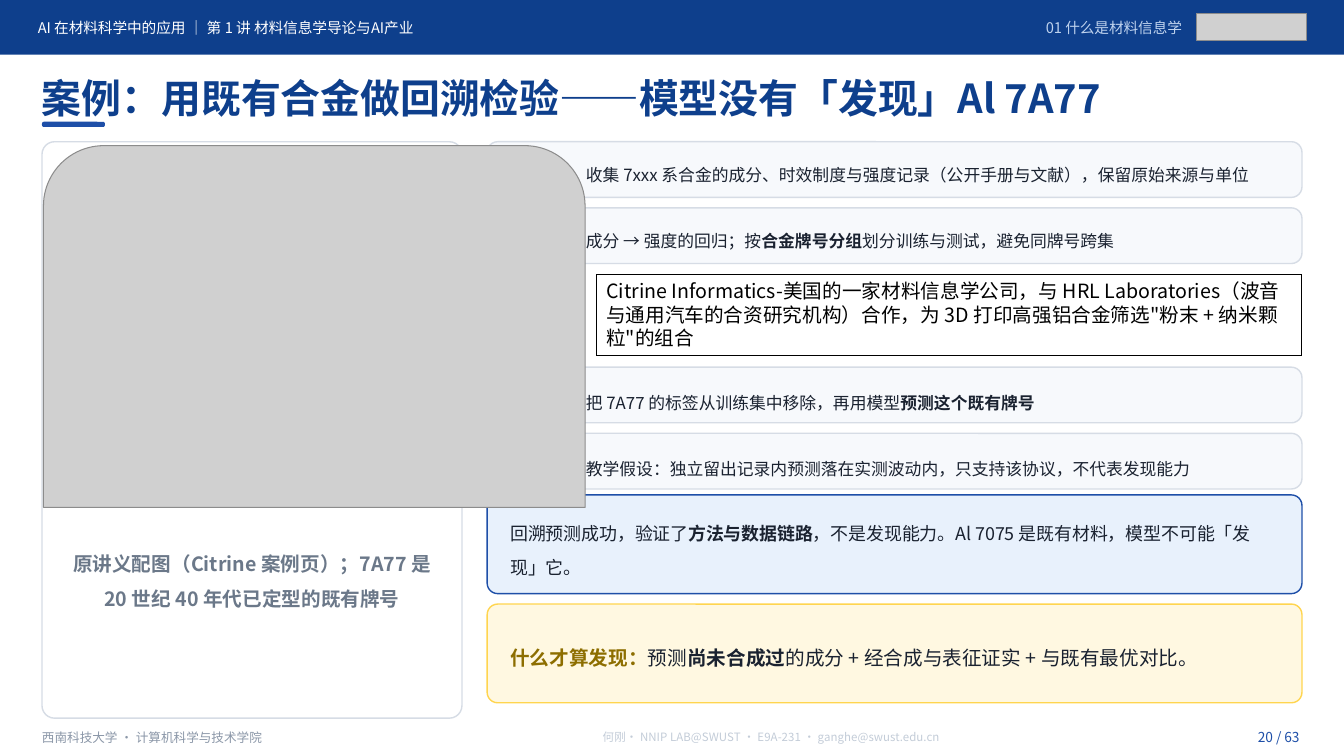
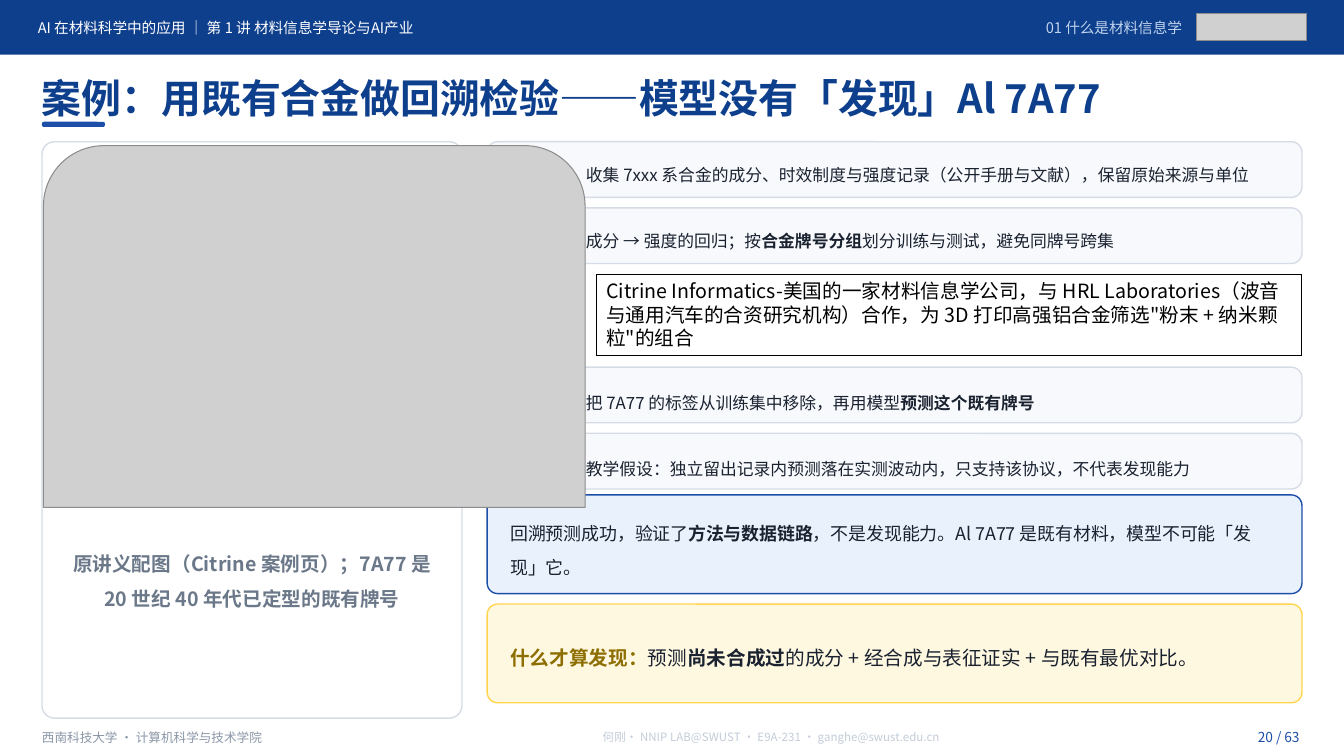
Before and after one commit to cosfrist/Applications-of-Artificial-Intelligence-in-Materials-Science-SWUST, a slide deck: slide 20 of lectures/01-材料信息学导论与AI产业/AI在材料科学中的应用-第1讲 材料信息学导论与AI产业-V5.pptx. Drawn at 1344x756 pixels with LibreOffice and Linux fonts; fonts in the diff are those of the drawing; grey boxes stand for pictures. Boxes give left, top, right and bottom in pixels: in the first picture for what was removed or moved away, otherwise in the second. Text is boxed around its words. In the diff, an @@ line names an element or a change of style, - is before the commit and + after.

```diff
--- a/lectures/01-材料信息学导论与AI产业/AI在材料科学中的应用-第1讲 材料信息学导论与AI产业-V5.pptx
+++ b/lectures/01-材料信息学导论与AI产业/AI在材料科学中的应用-第1讲 材料信息学导论与AI产业-V5.pptx
@@ text at <box>510,524,1252,576</box>: text changed @@
-回溯预测成功，验证了方法与数据链路，不是发现能力。Al 7075 是既有材料，模型不可能「发现」它。
+回溯预测成功，验证了方法与数据链路，不是发现能力。Al 7A77 是既有材料，模型不可能「发现」它。
```
Also in this commit, not shown: 7 other slides changed, 24 other files.
